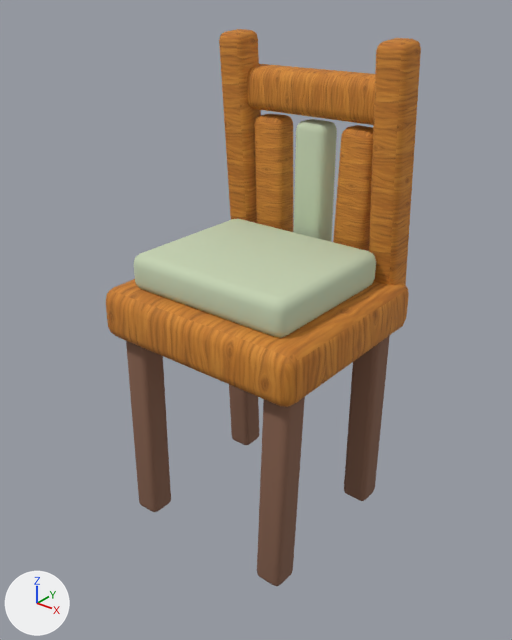
The glTF model public/models/furniture/dining-chair.glb: old version first, new version second.
The view is the same before and after, from a 50 mm lens placed at (0.751, -0.947, 1.011), pointed at (0.004, -0.013, 0.433). The lights are fixed; the arrows at lower left show +X, +Y and +Z. The older version comes first. Vertices at exactly the same position are counted once.

Before the edit, the objects in view are built like this:
```python
me_cube_168 = bpy.data.meshes.new('Cube.168')
me_cube_168.from_pydata(...)  # 1152 vertices, 2256 faces; spans x -0.216..0.216, y -0.198..0.216, z -0.451..0.471
# faces by material slot: [1128, 376, 752]
me_cube_168.materials.append(mat_wood_honey_textured)  # picture img_handpainted_honey_oak
me_cube_168.materials.append(mat_upholstery_textured)  # pale green #c5d3b3
me_cube_168.materials.append(mat_wood_dark)  # brown #86614d
ob_dining_chair = bpy.data.objects.new('dining-chair', me_cube_168)
ob_dining_chair.location = (0.0, 0.0, 0.45)
```
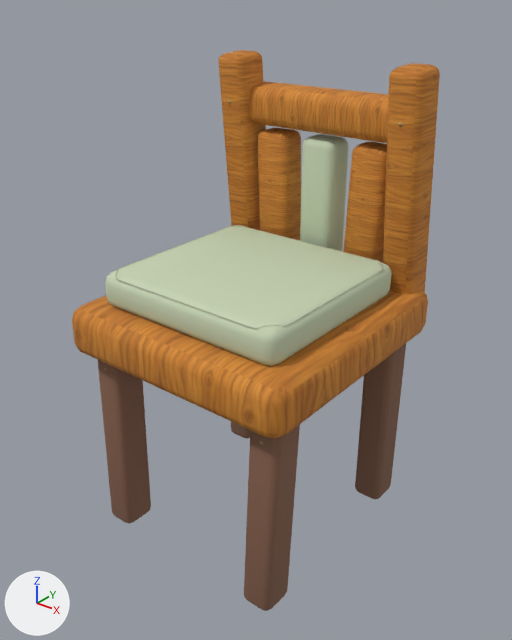
Edits to the bpy script that builds the scene:
```text
Change me_cube_168:
    remove me_cube_168.from_pydata(...)  # 1152 vertices, 2256 faces; spans x -0.216..0.216, y -0.198..0.216, z -0.451..0.471
    add me_cube_168.from_pydata(...)  # 1374 vertices, 2672 faces; spans x -0.24..0.24, y -0.26..0.26, z 0.0..0.88
    me_cube_168 part 1: the loose piece of 96 vertices spanning x -0.216..0.216, y -0.198..0.198, z -0.05..0.05 is scaled about its middle by (1.11, 1.26, 0.955), then moved by (0.0, -0.011, 0.43)
    me_cube_168 part 2: the loose piece of 96 vertices spanning x -0.197..-0.139, y 0.117..0.216, z -0.041..0.471 is scaled about its middle by (1.11, 1.26, 0.955), then moved by (-0.019, 0.032, 0.421)
    me_cube_168 part 3: the loose piece of 96 vertices spanning x 0.139..0.197, y 0.117..0.216, z -0.041..0.471 is scaled about its middle by (1.11, 1.26, 0.955), then moved by (0.019, 0.032, 0.421)
    me_cube_168 part 4: the loose piece of 96 vertices spanning x -0.173..0.173, y 0.139..0.214, z 0.328..0.408 is scaled about its middle by (1.11, 1.26, 0.955), then moved by (0.0, 0.034, 0.414)
    me_cube_168 part 5: the loose piece of 96 vertices spanning x -0.135..-0.057, y 0.144..0.199, z 0.047..0.32 is scaled about its middle by (1.11, 1.26, 0.955), then moved by (-0.011, 0.033, 0.422)
    me_cube_168 part 6: the loose piece of 96 vertices spanning x 0.057..0.135, y 0.144..0.199, z 0.047..0.32 is scaled about its middle by (1.11, 1.26, 0.955), then moved by (0.011, 0.033, 0.422)
    me_cube_168 part 7: the loose piece of 96 vertices spanning x -0.172..0.172, y -0.158..0.138, z 0.045..0.115 is scaled about its middle by (1.13, 1.26, 0.955), then moved by (0.0, -0.014, 0.427)
    me_cube_168 part 8: the loose piece of 96 vertices spanning x -0.035..0.035, y 0.144..0.199, z 0.047..0.32 is scaled about its middle by (1.11, 1.26, 0.955), then moved by (0.0, 0.033, 0.422)
    me_cube_168 part 9: the loose piece of 96 vertices spanning x -0.195..-0.132, y -0.178..-0.113, z -0.451..0.001 is scaled about its middle by (1.11, 1.26, 0.955), then moved by (-0.018, -0.049, 0.44)
    me_cube_168 part 10: the loose piece of 96 vertices spanning x -0.195..-0.132, y 0.113..0.178, z -0.451..0.001 is scaled about its middle by (1.11, 1.26, 0.955), then moved by (-0.018, 0.026, 0.44)
    me_cube_168 part 11: the loose piece of 96 vertices spanning x 0.132..0.195, y -0.178..-0.113, z -0.451..0.001 is scaled about its middle by (1.11, 1.26, 0.955), then moved by (0.018, -0.049, 0.44)
    me_cube_168 part 12: the loose piece of 96 vertices spanning x 0.132..0.195, y 0.113..0.178, z -0.451..0.001 is scaled about its middle by (1.11, 1.26, 0.955), then moved by (0.018, 0.026, 0.44)
    me_cube_168 part 13: a new loose piece of 150 vertices spanning x -0.188..0.189, y -0.205..0.158, z 0.533..0.542, in mat_tailored_tone_on_tone_stitch (grey #b5ba9e)
    other edits to the shape of me_cube_168 do not show in these pictures
    add me_cube_168.materials.append(mat_tailored_tone_on_tone_stitch)  # grey #b5ba9e
    add me_cube_168.materials.append(mat_joinery_aged_brass)  # brown #ac9365
Change ob_dining_chair:
    ob_dining_chair.location: (0.0, 0.0, 0.45) -> (0.0, 0.0, 0.0)
```

Pixel boxes (x1, y1, x2, y2) of what changed, in the pictures (512 x 640 px; the box of a moved part takes in the faces that stretch with it):
'dining-chair', reshaped, moved (17% wider)
    before: (106, 29, 421, 586)
    after: (72, 50, 440, 611)
part 1 of me_cube_168, moved or reshaped
    before: (106, 279, 409, 407)
    after: (72, 290, 428, 439)
part 2 of me_cube_168, moved or reshaped
    before: (219, 29, 261, 223)
    after: (218, 50, 266, 230)
part 3 of me_cube_168, moved or reshaped
    before: (369, 38, 421, 285)
    after: (383, 63, 440, 294)
part 4 of me_cube_168, moved or reshaped
    before: (247, 64, 375, 125)
    after: (249, 81, 389, 143)
part 5 of me_cube_168, moved or reshaped
    before: (254, 114, 293, 232)
    after: (258, 128, 301, 241)
part 6 of me_cube_168, moved or reshaped
    before: (333, 125, 373, 251)
    after: (343, 142, 387, 263)
part 7 of me_cube_168, moved or reshaped
    before: (134, 219, 376, 338)
    after: (105, 226, 392, 366)
part 8 of me_cube_168, moved or reshaped
    before: (294, 119, 337, 242)
    after: (300, 134, 348, 251)
part 9 of me_cube_168, moved or reshaped
    before: (126, 341, 171, 512)
    after: (97, 359, 151, 523)
part 10 of me_cube_168, moved or reshaped (mostly hidden afterwards)
    before: (229, 385, 259, 445)
    after: (231, 422, 250, 439)
part 11 of me_cube_168, moved or reshaped
    before: (257, 397, 305, 586)
    after: (244, 424, 300, 611)
part 12 of me_cube_168, moved or reshaped
    before: (344, 335, 390, 501)
    after: (355, 344, 406, 499)
part 13 of me_cube_168, added
    after: (116, 225, 384, 329)
